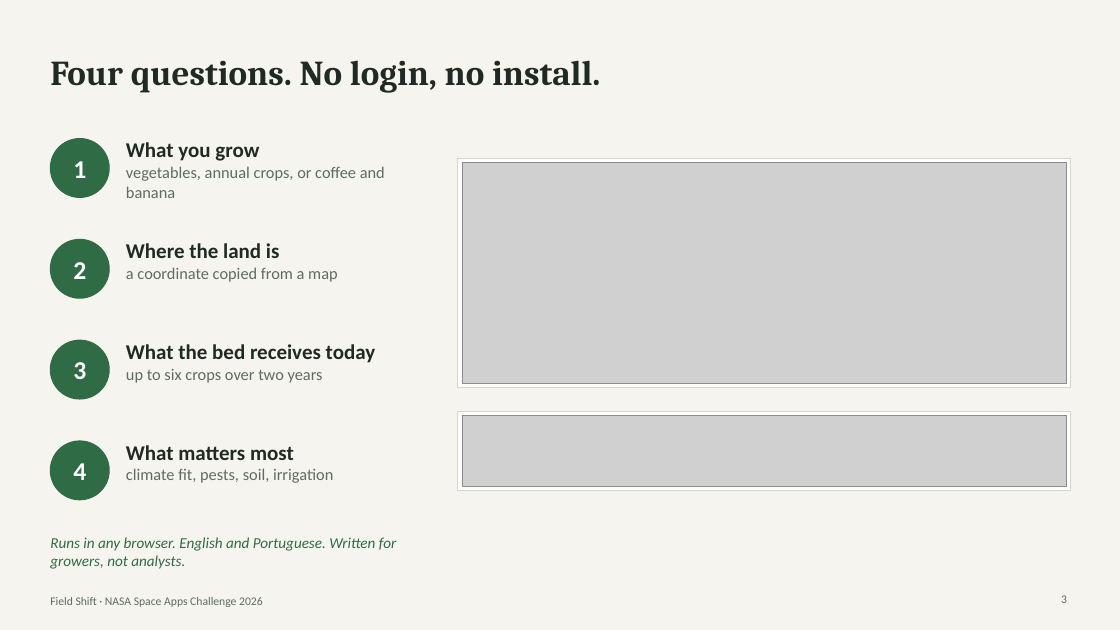
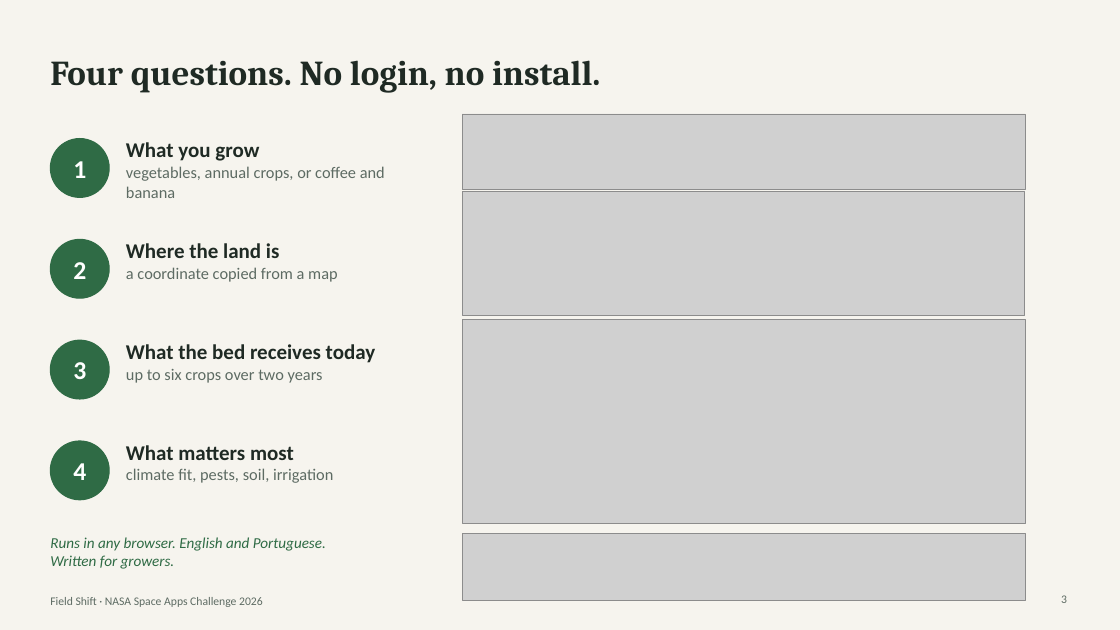
Before and after one commit to Lucasbnas435/nasa-space-apps-2026, a slide deck: slide 3 of demo/Field-Shift-demo.pptx. Drawn at 1120x630 pixels with LibreOffice and Linux fonts; fonts in the diff are those of the drawing; grey boxes stand for pictures. Boxes give left, top, right and bottom in pixels: in the first picture for what was removed or moved away, otherwise in the second. Text is boxed around its words. In the diff, an @@ line names an element or a change of style, - is before the commit and + after.

```diff
--- a/demo/Field-Shift-demo.pptx
+++ b/demo/Field-Shift-demo.pptx
@@ picture added at (462, 114, 1025, 190) @@
@@ rectangle removed at (458, 158, 1071, 388) @@
@@ picture added at (463, 192, 1025, 316) @@
@@ picture: place and size @@
-picture at (462, 162, 1067, 384)
+picture at (463, 319, 1026, 523)
@@ rectangle removed at (458, 412, 1071, 491) @@
@@ text at (50, 537, 326, 569): text changed @@
-Runs in any browser. English and Portuguese. Written for growers, not analysts.
+Runs in any browser. English and Portuguese.
+Written for growers.
@@ picture: place and size @@
-picture at (462, 416, 1067, 486)
+picture at (463, 534, 1026, 600)
```
Also in this commit, not shown: 3 other slides changed, 3 other files.
